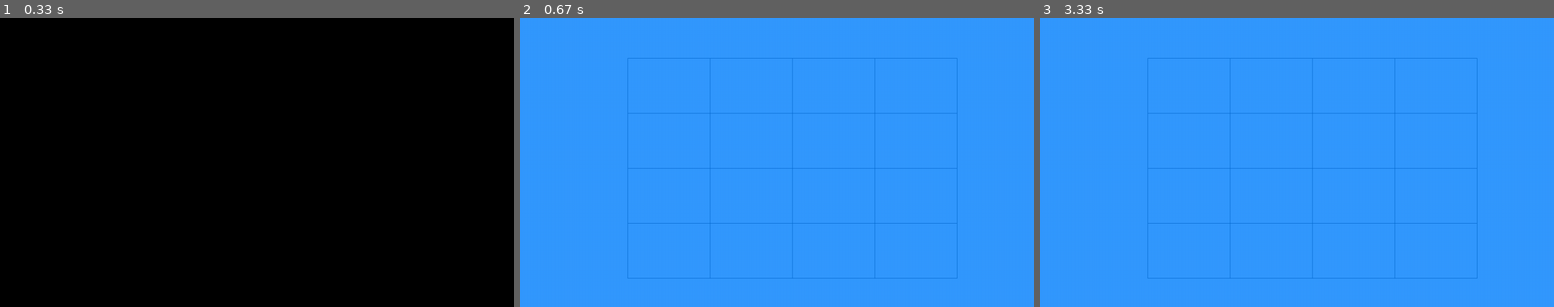
Above: before the commit, frames 1-3 (left to right).
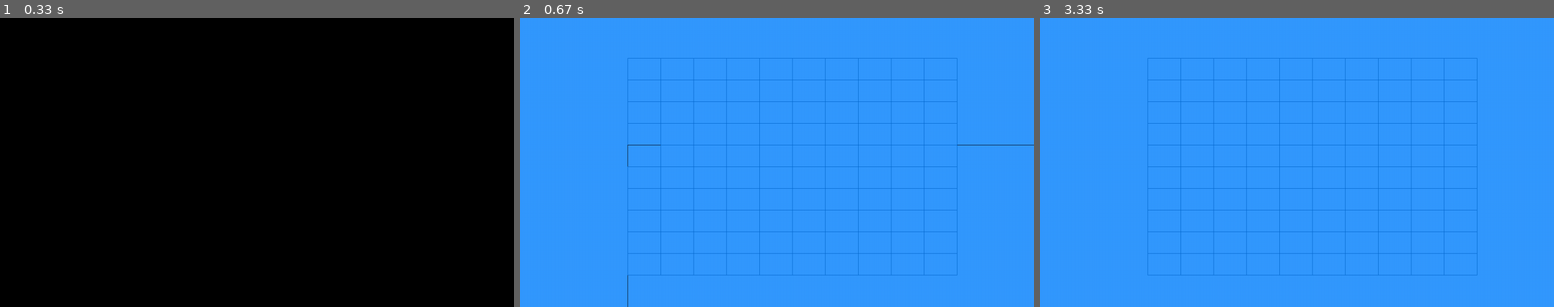
Above: after the commit, the same moments.

Repository: Raineri-CS/pygame_picross
Game: pygame game, started from main.py
Same seed, same stepped clock (60 frames per second), same inputs: the game is played once before the commit and once after it.
Inputs (mouse positions are in pixels of both pictures, inside the frame that each line leads up to):
- Up to frame 1 (0.33 s): no input
- Up to frame 2 (0.67 s): press the mouse at (777, 182) at 0.37 s; move the mouse to (715, 174) at 0.47 s; release the mouse at (653, 165) at 0.6 s
- Up to frame 3 (3.33 s): click (1173, 162) at 3.22 s

Frame 1 is identical in both runs. In frame 2, 2.3% of the frame differs, in the area x 20-100%, y 14-100%; in frame 3, 2.2%.

Commit message:
Select/Deselect now works!

Diff:
--- a/include/gameCoordinator.py
+++ b/include/gameCoordinator.py
@@ -1,5 +1,5 @@
 from .puzzle import PicrossPuzzle
-from .settings import COLOR_BACKGROUND, COLOR_FOREGROUND, COLOR_TEXT
+from .settings import COLOR_BACKGROUND, COLOR_FOREGROUND, COLOR_SELECTED, COLOR_TEXT
 import pygame.gfxdraw
 from .sceneRenderer import Renderer
 
@@ -21,6 +21,7 @@
         # Build a similarly dimensioned matrix
         self.xDimension = 0
         self.yDimension = 0
+        # TODO clicked boxes
         for line in solution.getSolution():
             self.yDimension += 1
             # TODO fix this so it accepts non square matrices
@@ -30,6 +31,7 @@
                 localLine.append(0)
             self.localMatrix.append(localLine)
         # Grid vertical space in px following (xMax - xMin) / termQty
+        self.coordMap = []
 
     def checkMatrixParity(self):
         for solutionLine, localLine in self.solution, self.localMatrix:
@@ -44,33 +46,56 @@
         localY = self.puzzleArea[1]
         localXdimension = 0
         localYdimension = 0
-        verticalSize =  int(
+        verticalSize = int(
             (self.puzzleArea[3] - self.puzzleArea[1]) / self.yDimension)
-        horizontalSize =int(
+        horizontalSize = int(
             (self.puzzleArea[2] - self.puzzleArea[0]) / self.xDimension)
         finalLocalX = localX + (self.xDimension*horizontalSize)
         finalLocalY = localY + (self.yDimension*verticalSize)
-
         while(True):
-            if(localXdimension >= self.xDimension and localYdimension >= self.yDimension):
-                # pygame.gfxdraw.line(windowRenderer.getWindow(
-                # ), localX, self.puzzleArea[0], localX, self.puzzleArea[3], COLOR_FOREGROUND)
+            if(localXdimension >= self.xDimension and localYdimension < self.yDimension):
+                localX = self.puzzleArea[0]
+                localXdimension = 0
+                localY += verticalSize
+                localYdimension += 1
+            if(localXdimension >= self.xDimension or localYdimension >= self.yDimension):
                 pygame.gfxdraw.line(windowRenderer.getWindow(
-                ), localX, self.puzzleArea[1], localX, finalLocalY, COLOR_FOREGROUND)
+                ), finalLocalX, self.puzzleArea[1], finalLocalX, finalLocalY, COLOR_FOREGROUND)
+                pygame.gfxdraw.line(windowRenderer.getWindow(
+                ), self.puzzleArea[0], localY, finalLocalX, localY, COLOR_FOREGROUND)
                 break
+            elif (self.localMatrix[localXdimension][localYdimension] == 1):
+                pygame.gfxdraw.line(windowRenderer.getWindow(
+                ), localX, localY, finalLocalX, localY, COLOR_FOREGROUND)
+                pygame.gfxdraw.line(windowRenderer.getWindow(
+                ), localX, localY, localX, finalLocalY, COLOR_FOREGROUND)
+                #  TODO test this
+                pygame.gfxdraw.rectangle(
+                    windowRenderer.getWindow(), (localX, localY, finalLocalX, finalLocalY), COLOR_SELECTED)
+                localX += horizontalSize
+                localXdimension += 1
             else:
-                if(localXdimension >= self.xDimension):
-                    localX = self.puzzleArea[0]
-                    localXdimension = 0
-                    localY += verticalSize
-                    localYdimension += 1
-                # FIXME o print ta errado
                 pygame.gfxdraw.line(windowRenderer.getWindow(
                 ), localX, localY, finalLocalX, localY, COLOR_FOREGROUND)
                 pygame.gfxdraw.line(windowRenderer.getWindow(
                 ), localX, localY, localX, finalLocalY, COLOR_FOREGROUND)
                 localX += horizontalSize
                 localXdimension += 1
-                # localY += self.verticalSize
+        pass
 
+    def slotFill(self, x: int, y: int):
+        if (self.puzzleArea[0] <= x and self.puzzleArea[2] >= x):
+            if (self.puzzleArea[1] <= y and self.puzzleArea[3] >= y):
+                verticalSize = int(
+                    (self.puzzleArea[3] - self.puzzleArea[1]) / self.yDimension)
+                horizontalSize = int(
+                    (self.puzzleArea[2] - self.puzzleArea[0]) / self.xDimension)
+                clickedSquare = (
+                    (int((x - self.puzzleArea[0])/horizontalSize)), int((y - self.puzzleArea[1])/verticalSize))
+                if (self.localMatrix[clickedSquare[0]][clickedSquare[1]] == 0):
+                    self.localMatrix[clickedSquare[0]][clickedSquare[1]] = 1
+                else:
+                    self.localMatrix[clickedSquare[0]][clickedSquare[1]] = 0
+                pass
+            pass
         pass
--- a/include/settings.py
+++ b/include/settings.py
@@ -2,8 +2,11 @@
 import os
 
 COLOR_BACKGROUND = (51, 153, 255)
-COLOR_TEXT = (200,200,200)
+COLOR_TEXT = (200, 200, 200)
 COLOR_FOREGROUND = (0, 102, 204)
+# TODO change this
+COLOR_SELECTED = (0, 0, 0)
+
 
 class GameSettings:
     def __init__(self) -> None:
--- a/main.py
+++ b/main.py
@@ -25,6 +25,7 @@
                     EXIT = True
             elif event.type == MOUSEBUTTONUP:
                 # TODO Do click stuff
+                currentScreen.slotFill(pygame.mouse.get_pos()[0],pygame.mouse.get_pos()[1])
                 currentScreen.draw(windowRenderer)
         clock.tick(30)
         windowRenderer.swapBuffer()
Not shown, changed: resources/levels/1
